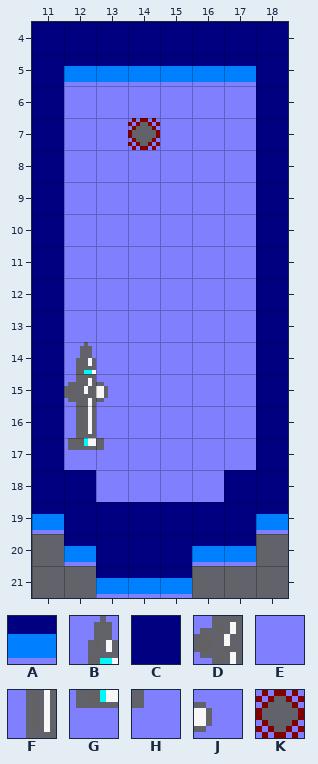
Two states of a Tiled map, splatun/assets/World1/Level1/Level1.tmx. The first picture shows the starting point.
Cells are 8x8 px. Shown: x 11..18, y 4..21.
Key: from "Tileset": A 3, B 13, C 14, D 15, E 16, F 25, G 26, H 27, J 28, K 30.
_ is an empty cell.
Layer "Tile Layer 1" before, first column x 11:
 4 CCCCCCCC
 5 CAAAAAAC
 6 CEEEEEEC
 7 CEEKEEEC
 8 CEEEEEEC
 9 CEEEEEEC
10 CEEEEEEC
11 CEEEEEEC
12 CEEEEEEC
13 CEEEEEEC
14 CBEEEEEC
15 CDJEEEEC
16 CFEEEEEC
17 CGHEEEEC
18 CCEEEECC
19 ACCCCCCA
20 _ACCCAA_
21 __AAA___
After:
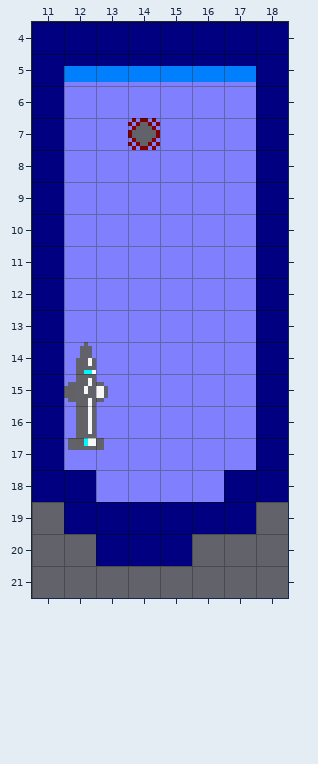
Change:
Layer "Tile Layer 1":
y 19: x 11 A -> _; x 18 A -> _
y 20: x 12 A -> _; x 16..17 AA -> __
y 21: x 13..15 AAA -> ___
Changed places in both pictures, as pixel boxes (x1, y1, x2, y2):
removed: (32, 502, 288, 598)
